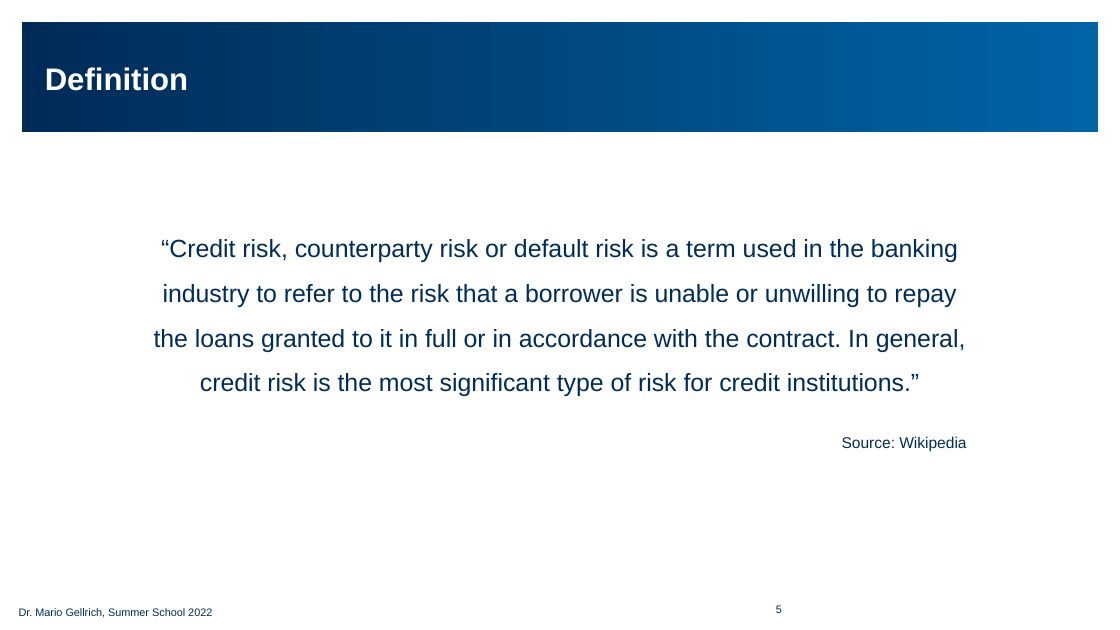
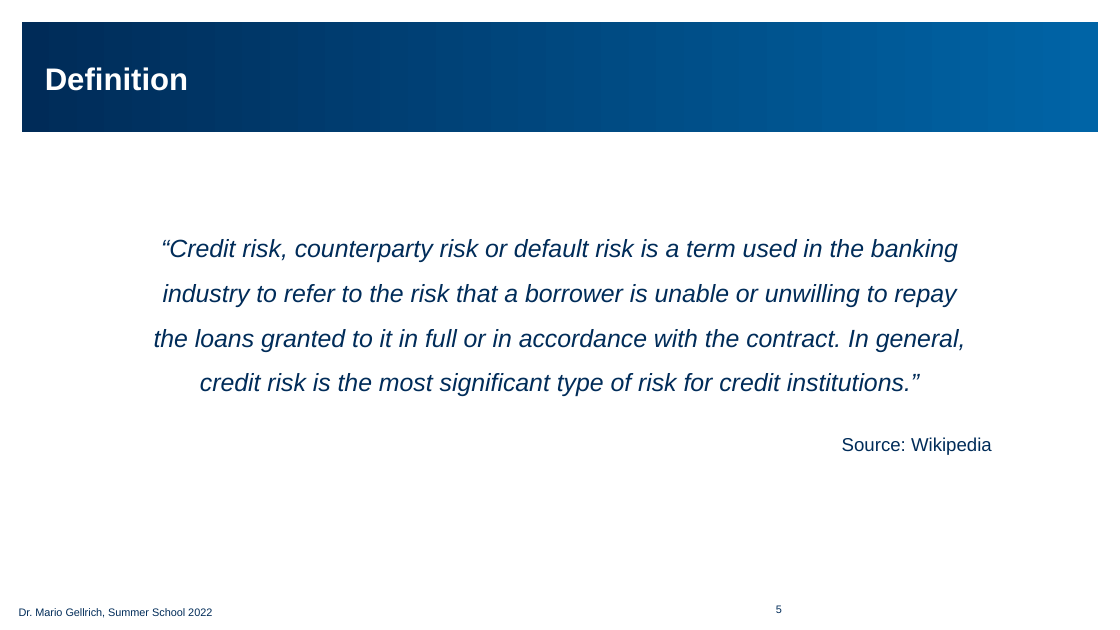
Before and after one commit to simschwab/summer_school_FS2022, a slide deck: slide 5 of Credit_Risk_Modeling/Slides_Credit_Risk_Modeling_Workshop_EN.pptx. Drawn at 1120x630 pixels with LibreOffice and Linux fonts; fonts in the diff are those of the drawing; background and template pictures are left out. Boxes give left, top, right and bottom in pixels: in the first picture for what was removed or moved away, otherwise in the second. Text is boxed around its words. In the diff, an @@ line names an element or a change of style, - is before the commit and + after.

```diff
--- a/Credit_Risk_Modeling/Slides_Credit_Risk_Modeling_Workshop_EN.pptx
+++ b/Credit_Risk_Modeling/Slides_Credit_Risk_Modeling_Workshop_EN.pptx
@@ text "“Credit risk, counterparty risk or ..." at (x1=154, y1=239, x2=966, y2=396): italic on @@
@@ text "Source: Wikipedia" at (x1=842, y1=437, x2=992, y2=455): size 10 to 12 pt @@
```
Also in this commit, not shown: 9 other slides changed, 1 slide removed, 1 other file.
